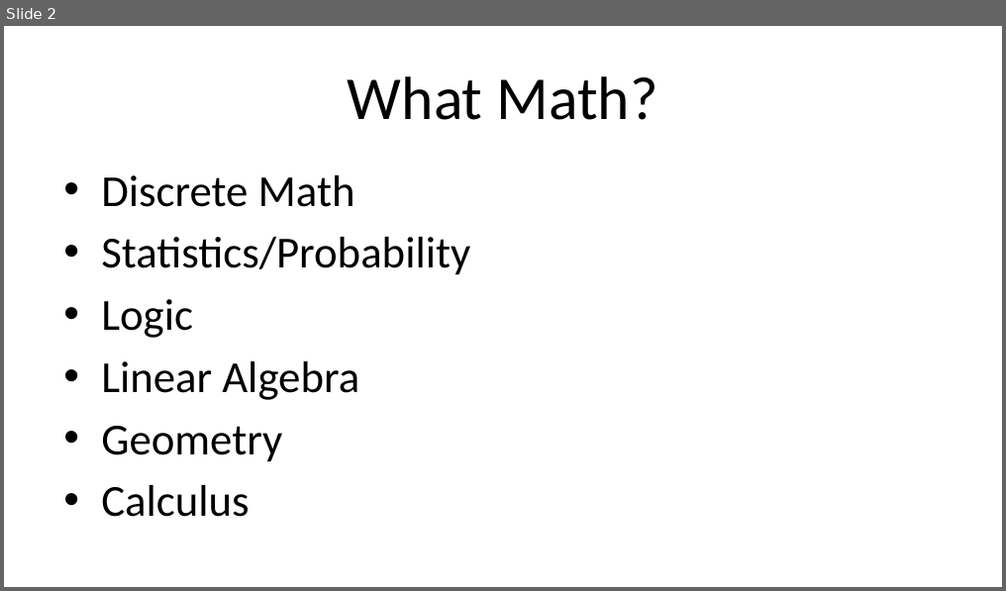
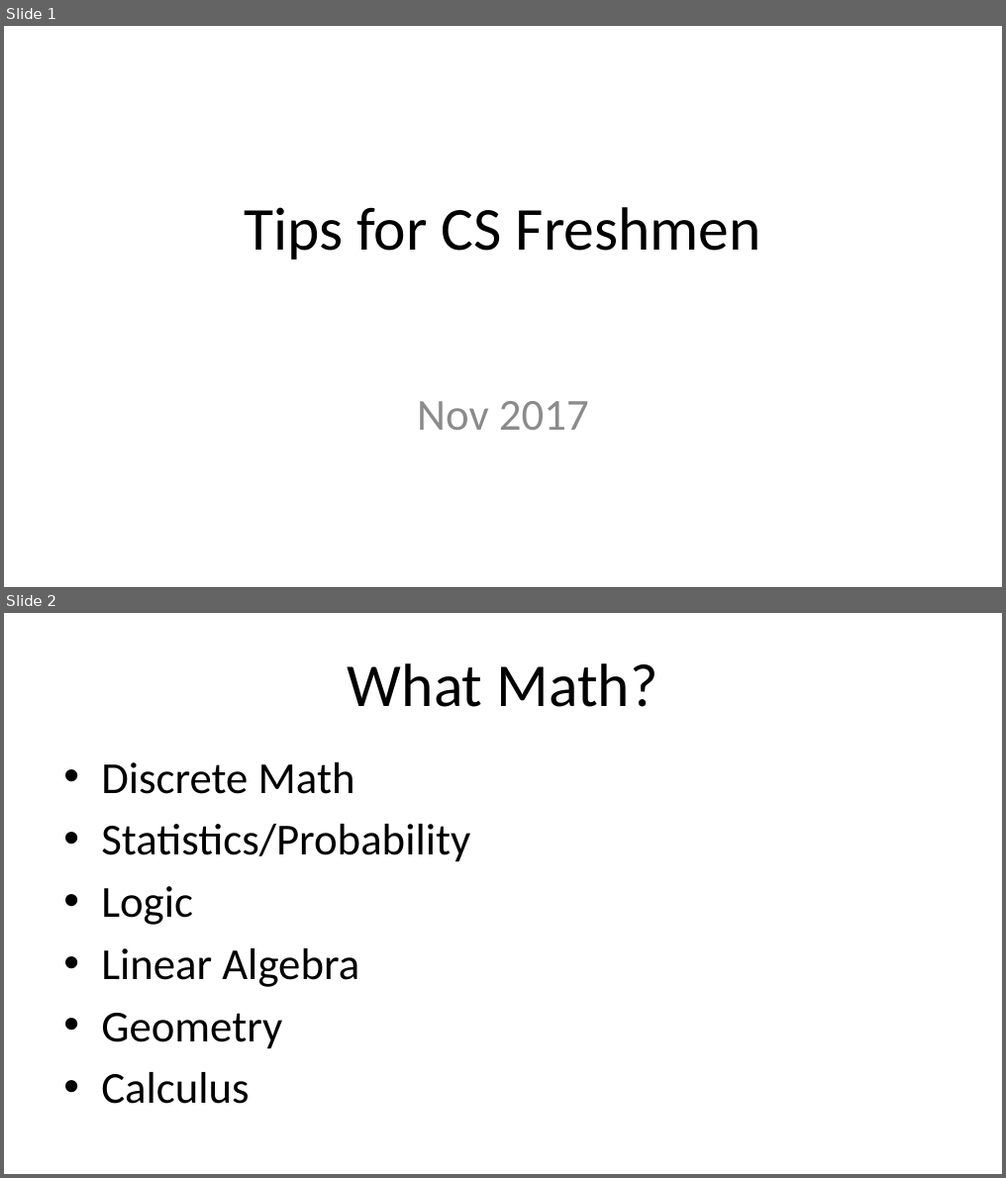
Before and after one commit to cogent-demon/UsefulUtensils, a slide deck: Tips for CS Freshmen.pptx. Shown one above the other, each under a label of ours: slide 2 before the commit, slides 1 and 2 after it. The pictures are 1006x591 and 1006x1178 pixels, drawn with LibreOffice and Linux fonts; fonts in the diff are those of the drawing. Boxes give left, top, right and bottom in pixels: in the first picture for what was removed or moved away, otherwise in the second. Text is boxed around its words. In the diff, an @@ line names an element or a change of style, - is before the commit and + after.

Commit message:
Added bunch of ppt files
Startup funding, Sin/Cos, Recursion, Net Neutrality, Java Primitives, Tips for CS Freshmen

```diff
--- a/Tips for CS Freshmen.pptx
+++ b/Tips for CS Freshmen.pptx
@@ slide 1 added at [4,26,1002,587], background #FFFFFF @@
@@ title added at [244,207,761,260], 44 pt, text #000000 @@
+Tips for CS Freshmen
@@ subtitle added at [417,401,589,430], 32 pt, text #8C8C8C @@
+Nov 2017
```
Also in this commit, not shown: 2 slides changed, 2 slides removed, 1 other file.
